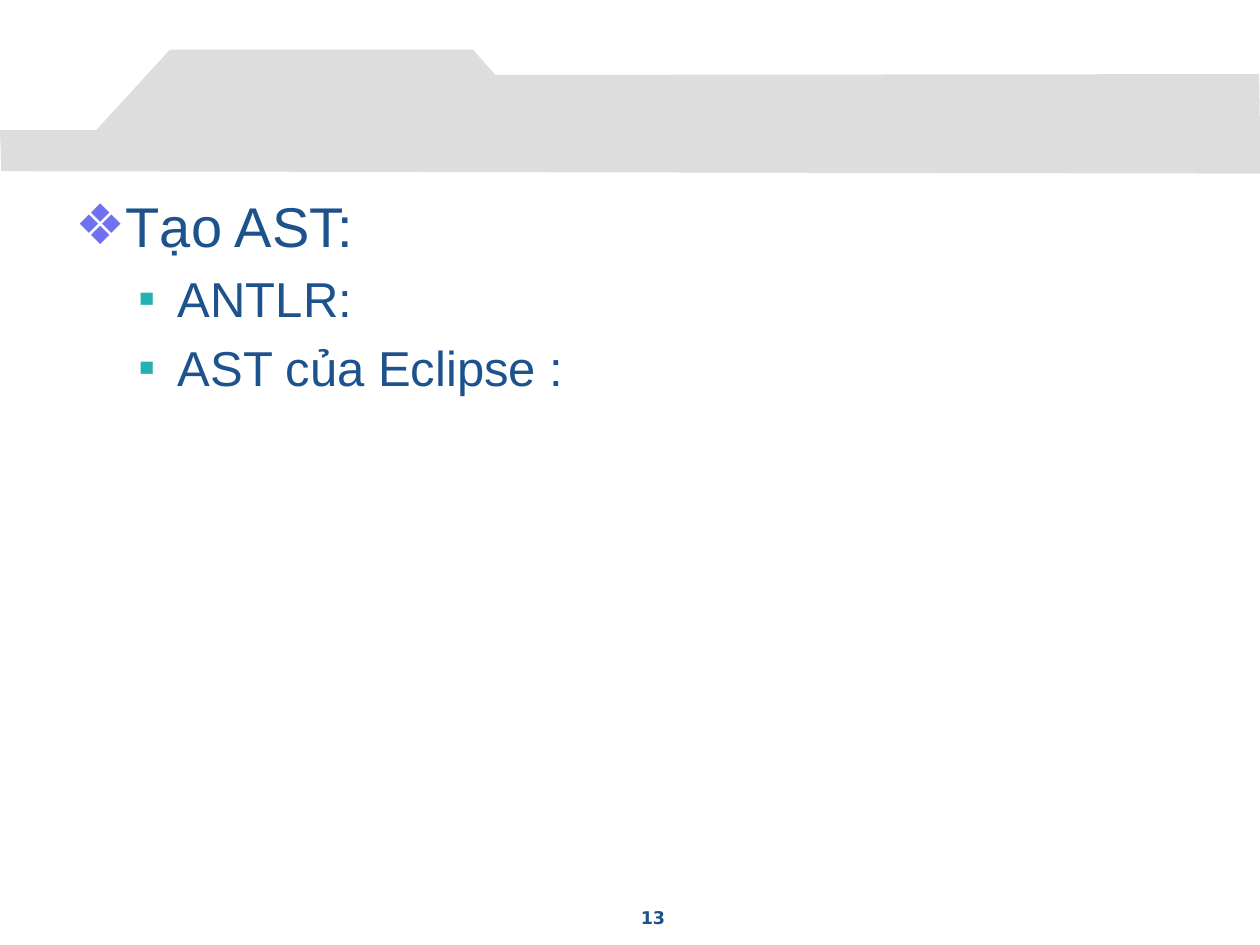
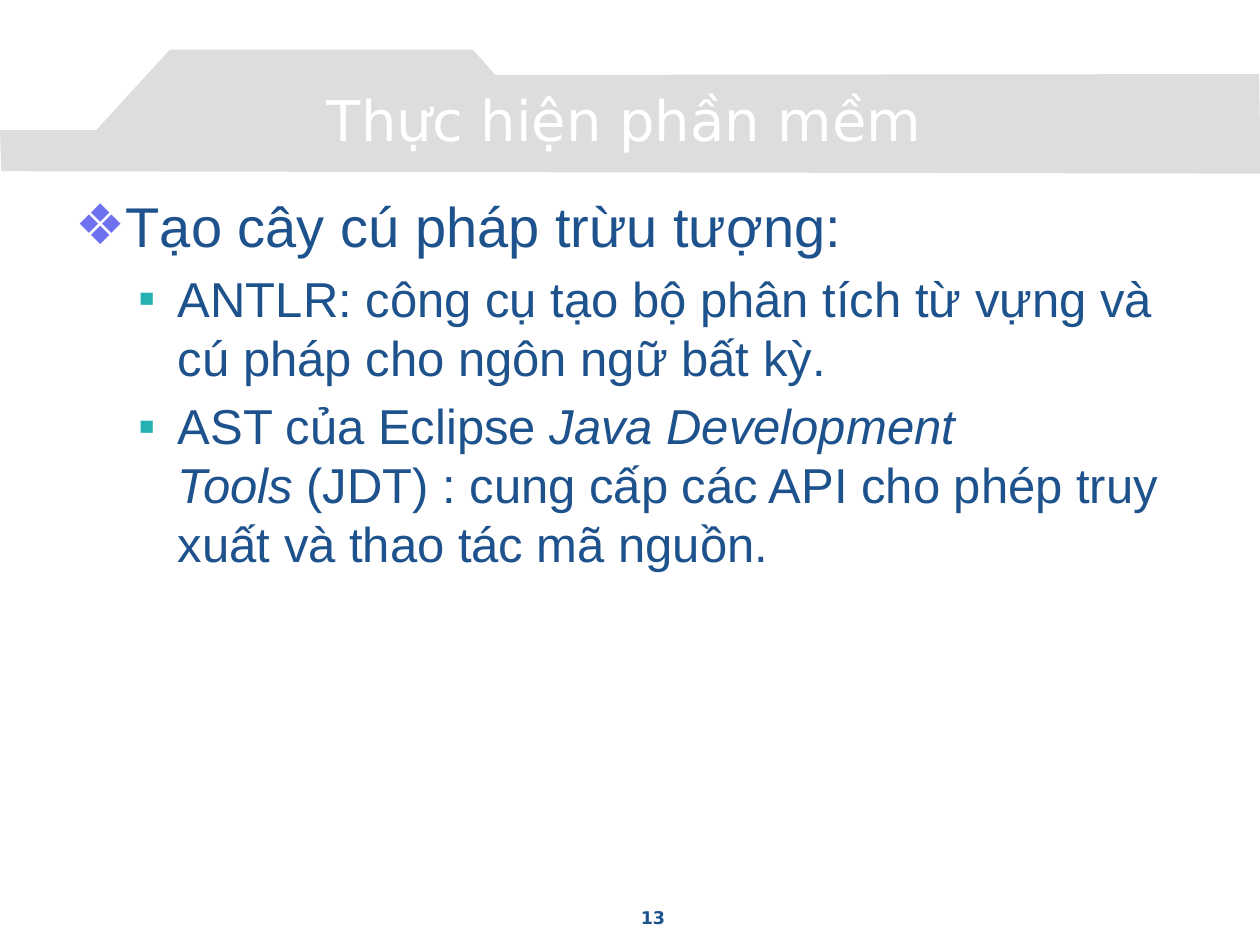
Before and after one commit to congcuong-cse/autotesting-lvtn, a slide deck: slide 13 of Document/Presentation.pptx. Drawn at 1260x945 pixels with LibreOffice and Linux fonts; fonts in the diff are those of the drawing; background and template pictures are left out. Boxes give left, top, right and bottom in pixels: in the first picture for what was removed or moved away, otherwise in the second. Text is boxed around its words. In the diff, an @@ line names an element or a change of style, - is before the commit and + after.

```diff
--- a/Document/Presentation.pptx
+++ b/Document/Presentation.pptx
@@ title added at (x1=84, y1=79, x2=1166, y2=158), 32 pt, text #FFFFFF @@
+Thực hiện phần mềm
@@ text at (x1=126, y1=205, x2=1158, y2=572): text changed @@
-❖ Tạo AST:
-  ▪ ANTLR:
-  ▪ AST của Eclipse :
+❖ Tạo cây cú pháp trừu tượng:
+  ▪ ANTLR: công cụ tạo bộ phân tích từ vựng và cú pháp cho ngôn ngữ bất kỳ.
+  ▪ AST của Eclipse Java Development Tools (JDT) : cung cấp các API cho phép truy xuất và thao tác mã nguồn.
```
Also in this commit, not shown: 8 other slides changed, 3 slides added, 3 slides removed, 1 other file.
